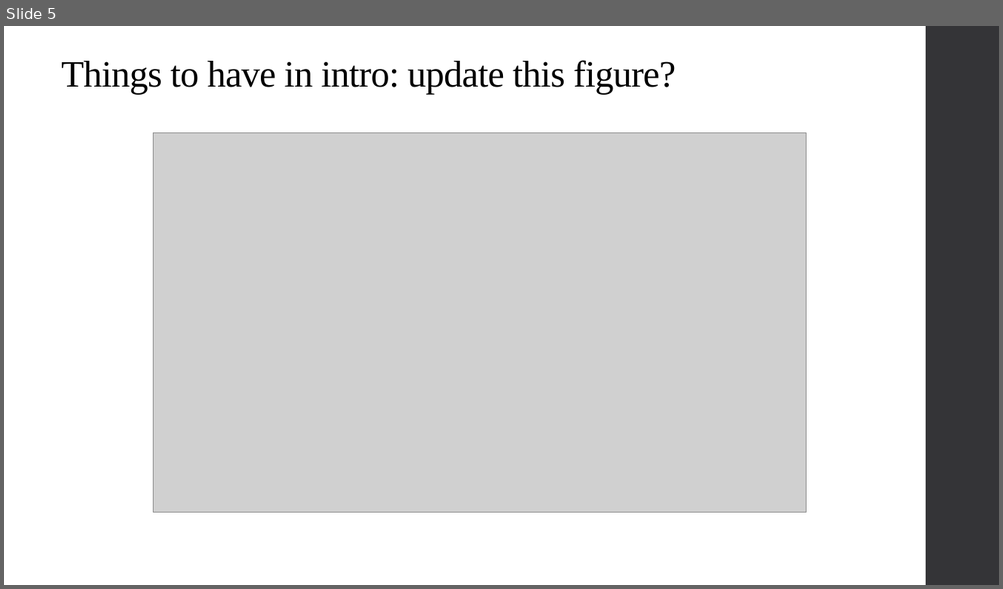
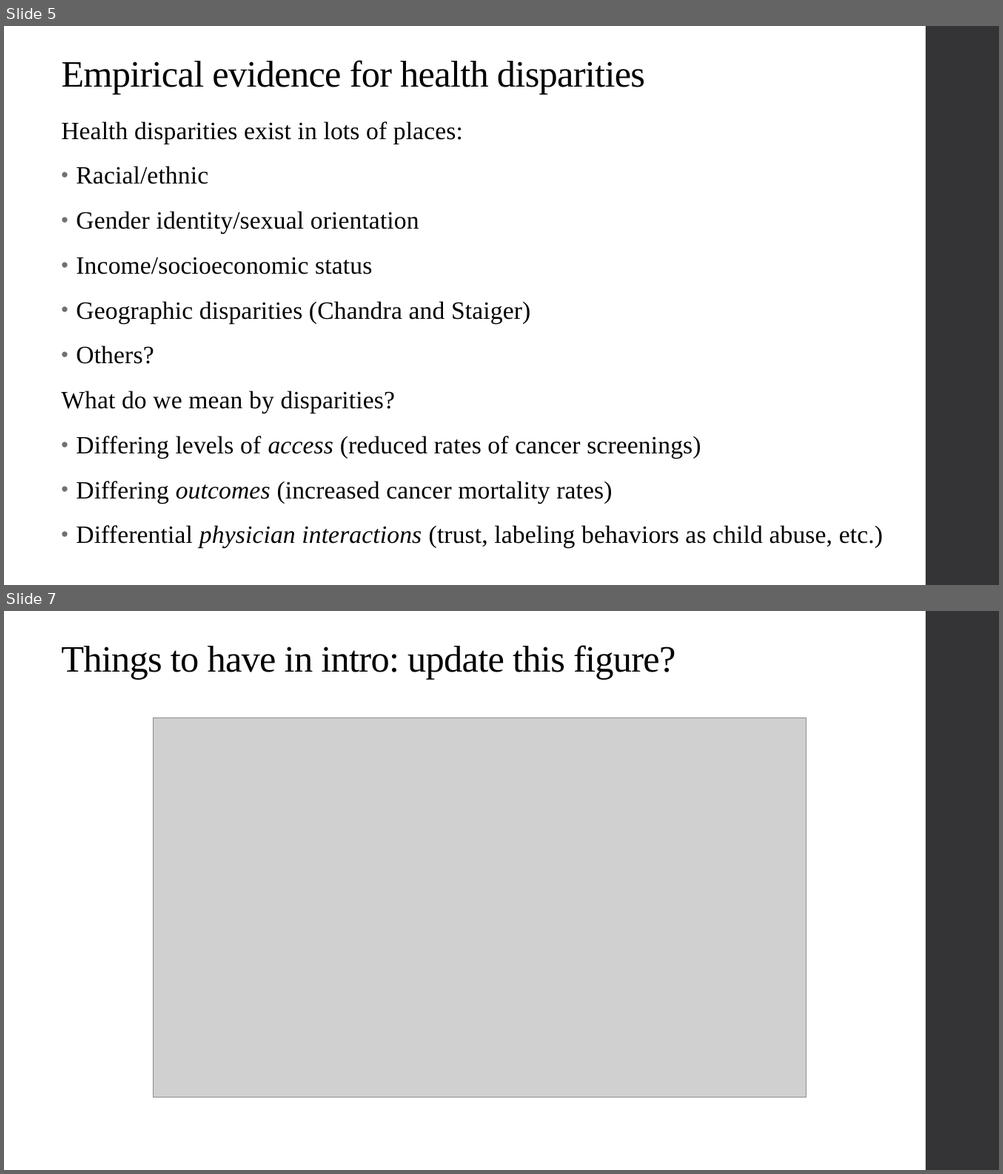
Before and after one commit to alex-hoagland/HAD6750H, a slide deck: Lecture08_HealthEquity/L8Slides_HealthEquity_2023W.pptx. Shown one above the other, each under a label of ours: slide 5 before the commit, slides 5 and 7 after it; the slides between them are not shown. The pictures are 1003x589 and 1003x1174 pixels, drawn with LibreOffice and Linux fonts; fonts in the diff are those of the drawing; grey boxes stand for pictures; background and template pictures are left out. Boxes give left, top, right and bottom in pixels: in the first picture for what was removed or moved away, otherwise in the second. Text is boxed around its words. In the diff, an @@ line names an element or a change of style, - is before the commit and + after.

```diff
--- a/Lecture08_HealthEquity/L8Slides_HealthEquity_2023W.pptx
+++ b/Lecture08_HealthEquity/L8Slides_HealthEquity_2023W.pptx
@@ slide 5 added at <box>4,26,999,585</box>, background #FFFFFF; not listed: 1 template element that a slide beside it also shows @@
@@ title added at <box>61,60,645,95</box>, 36 pt, text #000000 @@
+Empirical evidence for health disparities
@@ text added at <box>61,121,882,548</box>, 24 pt, text #000000 @@
+Health disparities exist in lots of places:
+• Racial/ethnic
+• Gender identity/sexual orientation
+• Income/socioeconomic status
+• Geographic disparities (Chandra and Staiger)
+• Others?
+What do we mean by disparities?
+• Differing levels of access (reduced rates of cancer screenings)
+• Differing outcomes (increased cancer mortality rates)
+• Differential physician interactions (trust, labeling behaviors as child abuse, etc.)
@@ what was slide 5 is now slide 7 @@
```
Also in this commit, not shown: 8 slides changed, 5 other slides added, 1 slide removed, 2 other files.
